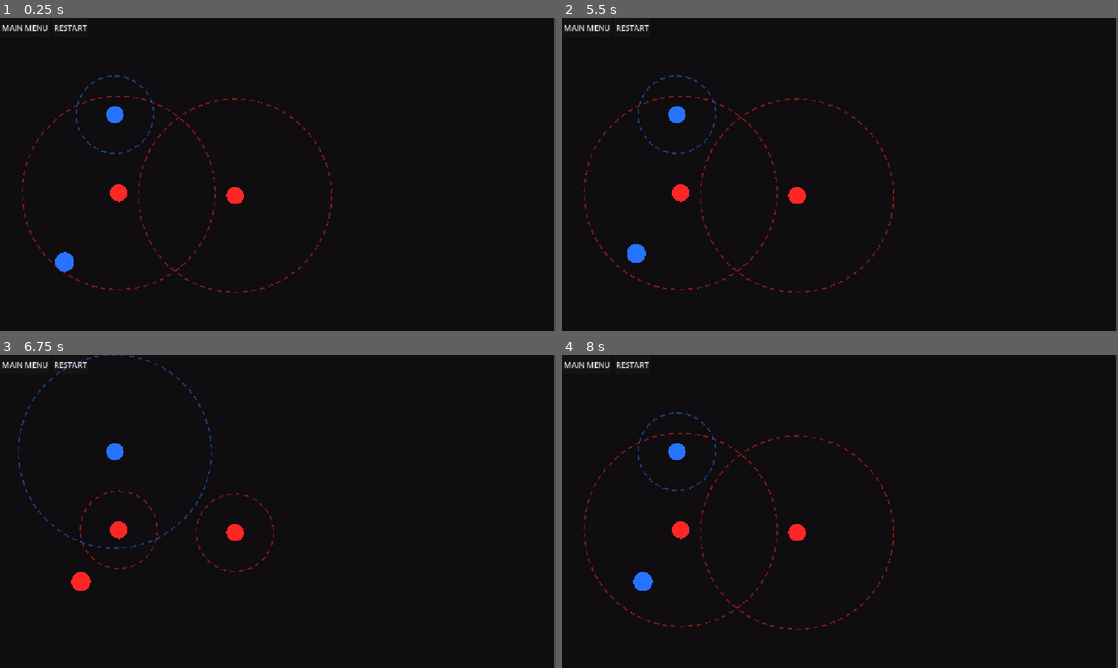
Above: before the commit, frames 1-4 (two rows, left to right).
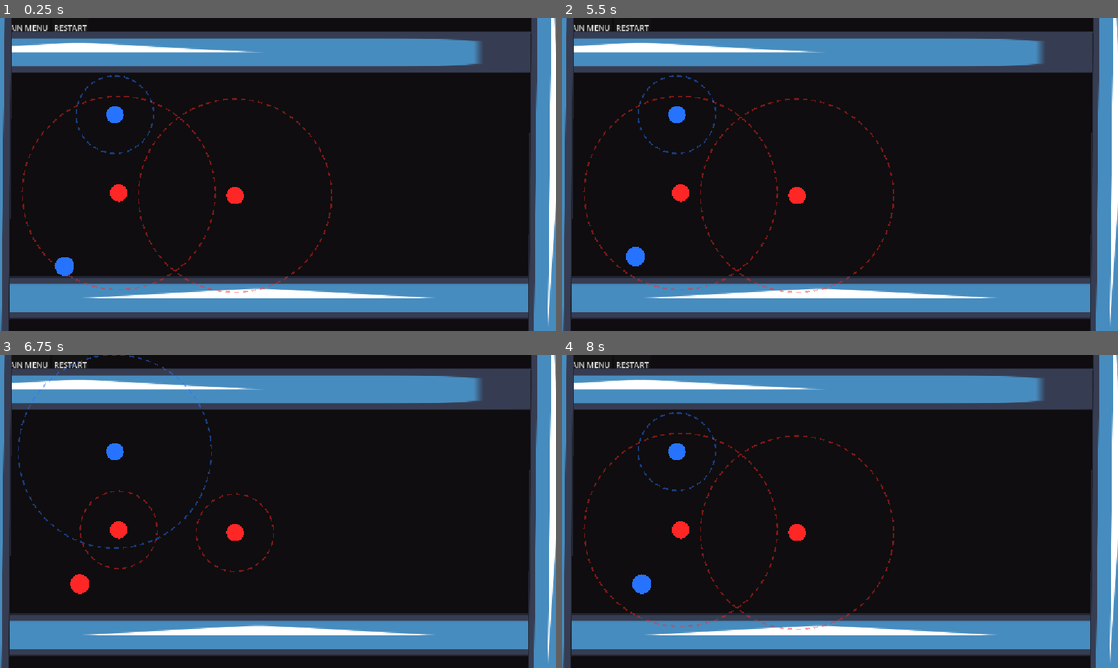
Above: after the commit, the same moments.

Repository: e-neuf/summer-summit-game-jam
Game: Godot game, scene res://levels/Level0.tscn
The game is run twice, just before and just after one commit, with the same random seed, the same clock (stepped at 60 frames per second) and the same inputs. The engine's default icon, where the game draws it, is replaced by a stand-in: a white triangle on a blue panel in a dark square.
Inputs (mouse positions are in pixels of both pictures, inside the frame that each line leads up to):
- Up to frame 1 (0.25 s): no input
- Up to frame 2 (5.5 s): click "RESTART" at 0.5 s; click "RESTART" at 1.25 s; click "RESTART" at 2 s; click "MAIN MENU" at 2.75 s; click "PLAY" at 3.5 s; tap Enter at 4.25 s; move the mouse to (795, 196) at 4.27 s; hold Right (move_right) from 4.28 s (still down); tap Space (flip_polarity) at 4.35, 5 s; click (795, 196) at 4.42 s; tap W (jump) at 4.52, 5.27 s; move the mouse to (678, 193) at 5.02 s; click (678, 193) at 5.1 s
- Up to frame 3 (6.75 s): move the mouse to (116, 452) at 5.77 s; release Right (move_right) at 5.78 s; hold Left (move_left) 5.78-6.53 s; tap Space (flip_polarity) at 5.85 s; click (116, 452) at 5.92 s; tap Enter at 6.5 s; move the mouse to (250, 574) at 6.52 s; hold Right (move_right) from 6.53 s (still down); click (250, 574) at 6.6 s
- Up to frame 4 (8 s): keep holding Right (move_right); tap W (jump) at 6.77, 7.52 s; tap Space (flip_polarity) at 7.25, 7.35 s; move the mouse to (1006, 558) at 7.27 s

The runs differ from the first frame. In frame 1, 32% of the frame differs, in the area x 0-100%, y 0-100%; in frame 2, 32%; in frame 3, 32%; in frame 4, 32%.

Commit message:
Floor Sprite mock update & stuff
once we get repell working again, I will make the mock level

Diff:
--- a/levels/Level0.tscn
+++ b/levels/Level0.tscn
@@ -51,6 +51,6 @@
 position = Vector2(238, 200)
 
 [node name="Main Character" parent="." index="9" unique_id=273780980 instance=ExtResource("4_fli3c")]
-position = Vector2(134, 505)
+position = Vector2(134, 514)
 
 [connection signal="input_event" from="Magnetic Pole" to="Magnetic Pole" method="_on_input_event"]
--- a/objects/floor.tscn
+++ b/objects/floor.tscn
@@ -1,4 +1,6 @@
 [gd_scene format=3 uid="uid://dxu4i3wxckpf5"]
+
+[ext_resource type="Texture2D" uid="uid://br3jog2heg1is" path="res://icon.svg" id="1_3f04m"]
 
 [sub_resource type="RectangleShape2D" id="RectangleShape2D_4uic7"]
 size = Vector2(2400, 50)
@@ -7,3 +9,8 @@
 
 [node name="CollisionShape2D" type="CollisionShape2D" parent="." unique_id=1156240617]
 shape = SubResource("RectangleShape2D_4uic7")
+
+[node name="Sprite2D" type="Sprite2D" parent="." unique_id=64677938]
+position = Vector2(7.000061, 20)
+scale = Vector2(18.828125, 0.6875)
+texture = ExtResource("1_3f04m")
